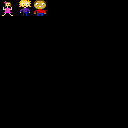
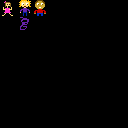
Layer changes from the first 128px x 128px image to the second:
painted on "Sprites" over (20, 0, 46, 30)
